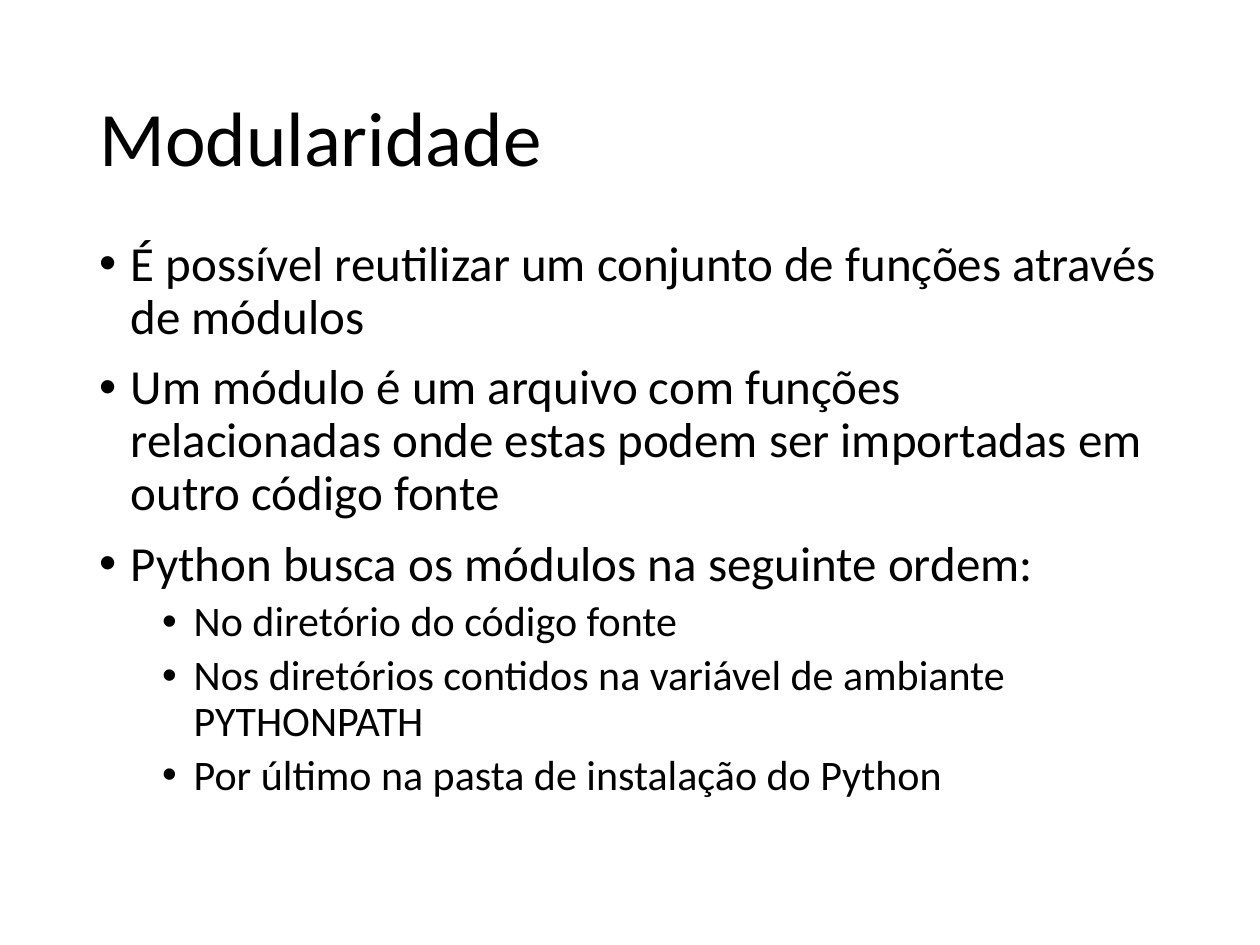
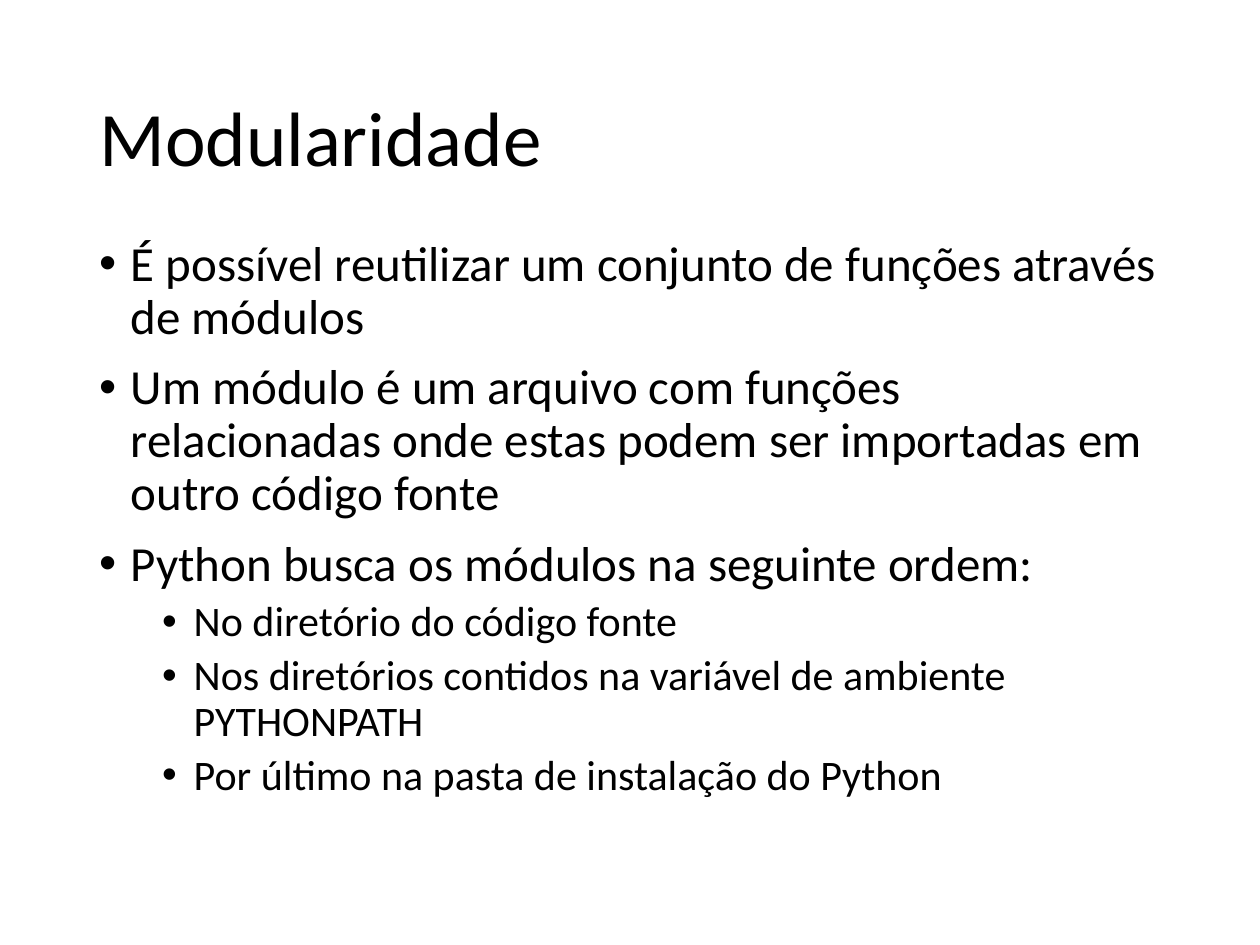
Before and after one commit to fernandoFernandeSantos/minicurso_python_2019, a slide deck: slide 66 of aula.pptx (slide 58 before the commit). Drawn at 1260x945 pixels with LibreOffice and Linux fonts; fonts in the diff are those of the drawing. Boxes give left, top, right and bottom in pixels: in the first picture for what was removed or moved away, otherwise in the second. Text is boxed around its words. In the diff, an @@ line names an element or a change of style, - is before the commit and + after.

```diff
--- a/aula.pptx
+++ b/aula.pptx
@@ text at (194,660,1005,737): text changed @@
-  • Nos diretórios contidos na variável de ambiante PYTHONPATH
+  • Nos diretórios contidos na variável de ambiente PYTHONPATH
```
Also in this commit, not shown: 11 other slides changed, 17 slides added, 6 slides removed, 1 other file.
